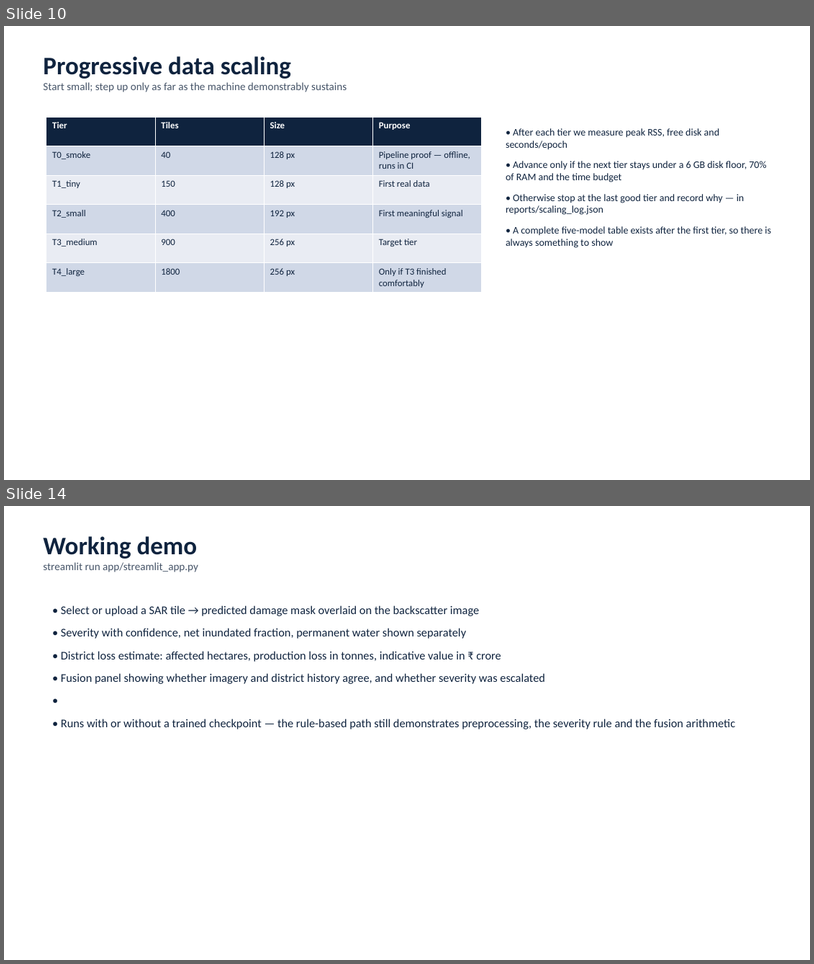
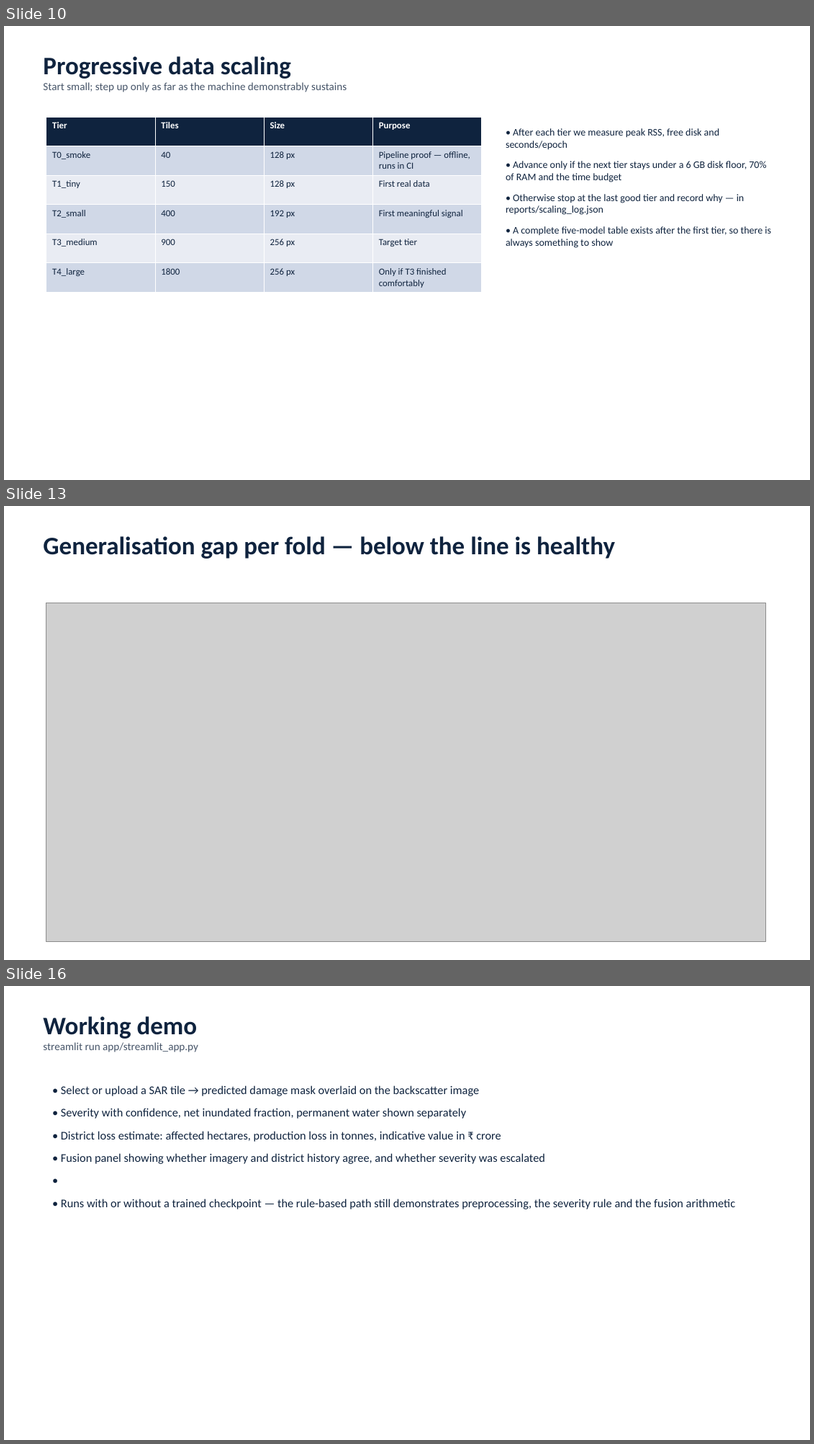
Before and after one commit to tejgokani/flood-crop-damage-ai, a slide deck: slides/Techathon_PS6.pptx. Shown one above the other, each under a label of ours: slides 10 and 14 before the commit, slides 10, 13 and 16 after it; the slides between them are not shown. The pictures are 814x964 and 814x1444 pixels, drawn with LibreOffice and Linux fonts; fonts in the diff are those of the drawing; grey boxes stand for pictures. Boxes give left, top, right and bottom in pixels: in the first picture for what was removed or moved away, otherwise in the second. Text is boxed around its words. In the diff, an @@ line names an element or a change of style, - is before the commit and + after.

Commit message:
results: 5-fold cross-validated benchmark, overfitting eliminated
Every one of the 900 tiles scored exactly once by a model that never saw it.

                     macro-F1        accuracy   within-1   binary F1   gap
  YOLO12 + U-Net     0.462 +-0.048   0.713      0.951      0.664       -0.076
  CNN + LSTM         0.459 +-0.041   0.688      0.934      0.692       -0.096

Against the five-model single-split baseline, YOLO12 went from 0.342 macro-F1 / 0.400 accuracy
to 0.462 / 0.713, and from the worst model to the best.

Three things worth recording:

1. **Severe F1 is no longer 0.000.** It is 0.205 and 0.194. Nothing about the corpus changed --
   there are still only 20 Severe tiles -- but cross validation scores all 20 out-of-fold
   instead of the ~3 a single 15% holdout reaches, so the class is finally measurable.
2. **All ten folds sit below the 0.10 overfitting threshold and eight are negative**, meaning
   validation scored above training. reports/figures/cv_gaps.png plots it. The baseline ran at
   +0.19 to +0.35.
3. **Calibration was accepted on 10/10 folds**, cutting expected calibration error roughly in
   half and lifting mean confidence from ~60% to 73-77% -- earned by the ECE test, not by
   turning up a temperature.

```diff
--- a/slides/Techathon_PS6.pptx
+++ b/slides/Techathon_PS6.pptx
@@ slide 13 added at [4,506,810,960], background #FFFFFF @@
@@ text added at [43,536,615,559], 30 pt, text #0F233E, bold @@
+Generalisation gap per fold — below the line is healthy
@@ picture added at [46,602,766,942] @@
@@ what was slide 14 is now slide 16 @@
```
Also in this commit, not shown: 2 slides changed, 1 other slide added, 5 other files.
